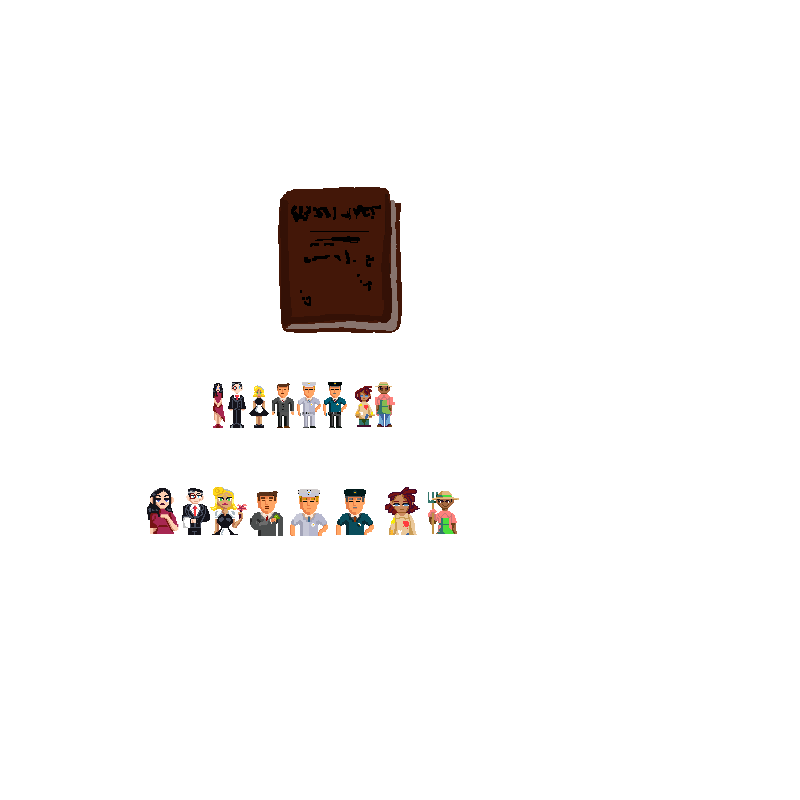
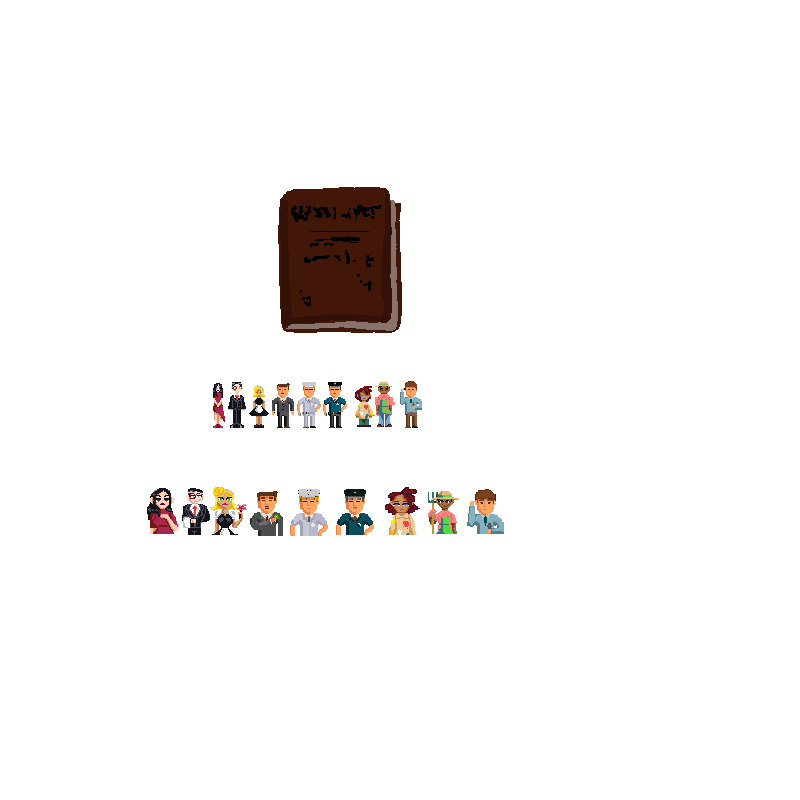
Layers edited between the first and the second 800 × 800 image:
added layer "[RAW] nathan portrait" above "[RAW] nathan full body" over [467, 489, 504, 534]
added layer "[RAW] nathan full body" above "portraits" over [400, 381, 422, 428]
